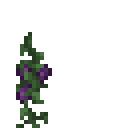
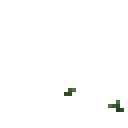
Layers edited between the first and the second 128x128 image:
added group "Layer Group #1" with 2 layers above "Layer Group #2" over bbox(20, 72, 124, 128)
added layer "connection copy #2" in group "Layer Group #1" over bbox(64, 88, 124, 112)
hid group "age 7" (3 layers) over bbox(16, 32, 124, 128)
